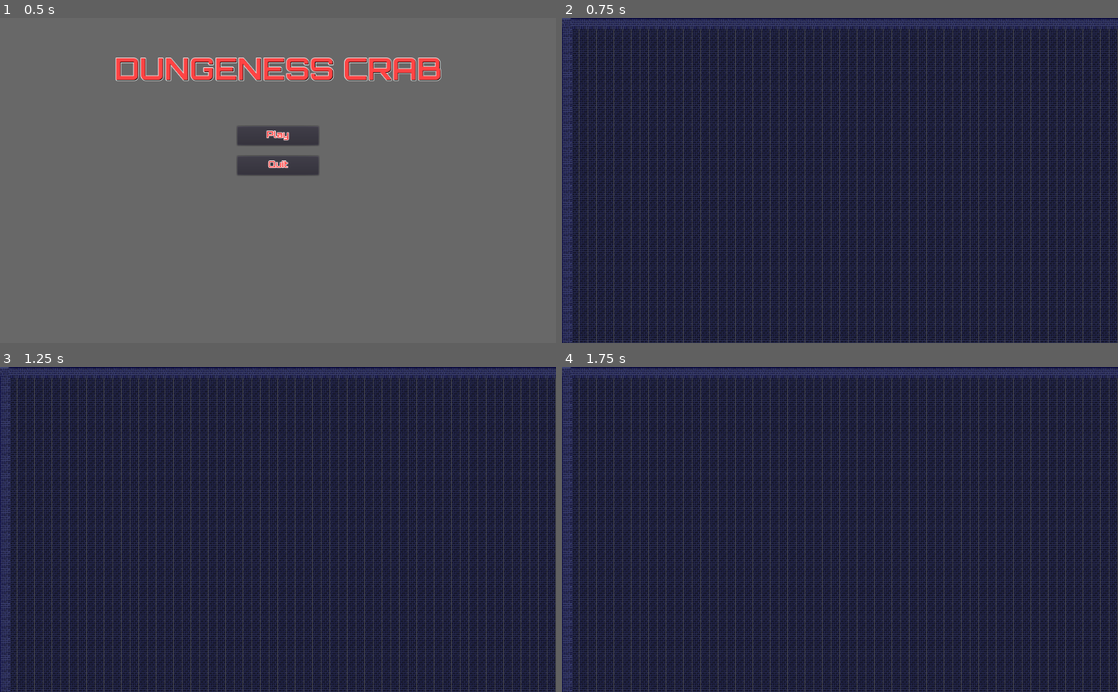
Above: before the commit, frames 1-4 (two rows, left to right).
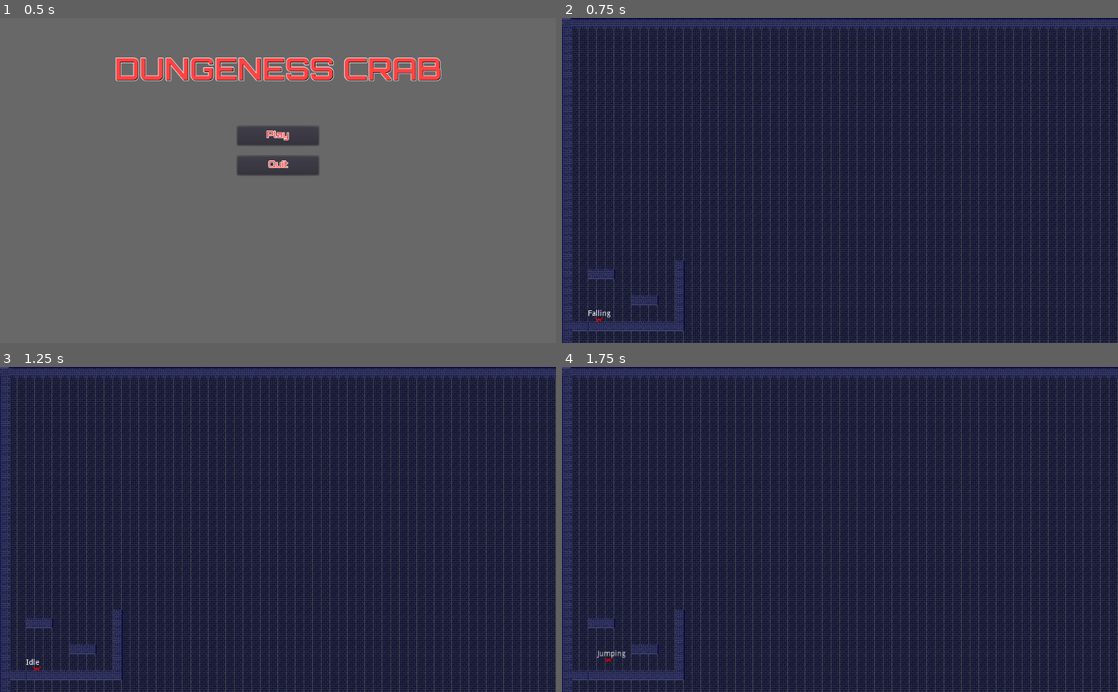
Above: after the commit, the same moments.

Repository: NickPieto/Game-Jam-XNHJ-FINAL
Game: Godot game, scene res://UI/Main Menu.tscn
Same seed, same stepped clock (60 frames per second), same inputs: the game is played once before the commit and once after it.
Inputs:
- Up to frame 1 (0.5 s): no input
- Up to frame 2 (0.75 s): click "Play" at 0.5 s
- Up to frame 3 (1.25 s): no input
- Up to frame 4 (1.75 s): tap Enter at 1.25 s; hold D (forward, bound only before the commit) from 1.28 s (still down); hold W (jump) from 1.28 s (still down)

Frame 1 is identical in both runs. In frame 2, 0.8% of the frame differs, in the area x 1-22%, y 74-97%; in frame 3, 0.8%; in frame 4, 0.8%.

Commit message:
Adds State Machine
Still need to mess with values for feel. controlled by variables in Player.gd

Diff:
--- a/Final Project/Game.tscn
+++ b/Final Project/Game.tscn
@@ -7,6 +7,7 @@
 [ext_resource path="res://Assets/top_right_floor.png" type="Texture" id=5]
 [ext_resource path="res://Assets/right_floor.png" type="Texture" id=6]
 [ext_resource path="res://Assets/roof.png" type="Texture" id=7]
+[ext_resource path="res://Player/Player.tscn" type="PackedScene" id=8]
 
 [sub_resource type="TileSet" id=1]
 0/name = "background_wall.png 0"
@@ -24,6 +25,30 @@
 0/shapes = [  ]
 0/z_index = 0
 
+[sub_resource type="ConvexPolygonShape2D" id=3]
+points = PoolVector2Array( 1, 0, 18, 0, 18, 17, 1, 17 )
+
+[sub_resource type="ConvexPolygonShape2D" id=4]
+points = PoolVector2Array( 0, 1, 19, 1, 19, 18, 0, 18 )
+
+[sub_resource type="ConvexPolygonShape2D" id=5]
+points = PoolVector2Array( 1, 1, 18, 1, 18, 17, 1, 17 )
+
+[sub_resource type="ConvexPolygonShape2D" id=6]
+points = PoolVector2Array( 2, 0, 2, 0, 2, 18, 2, 18 )
+
+[sub_resource type="ConvexPolygonShape2D" id=7]
+points = PoolVector2Array( 2, 0, 2, 0, 2, 0, 2, 0, 17, 0, 17, 0, 17, 18, 2, 18 )
+
+[sub_resource type="ConvexPolygonShape2D" id=8]
+points = PoolVector2Array( 2, 0, 2, 0, 2, 18, 2, 18 )
+
+[sub_resource type="ConvexPolygonShape2D" id=9]
+points = PoolVector2Array( 0, 4, 18, 4, 18, 21, 0, 21 )
+
+[sub_resource type="ConvexPolygonShape2D" id=10]
+points = PoolVector2Array( 1, 1, 18, 1, 18, 18, 1, 18 )
+
 [sub_resource type="TileSet" id=2]
 0/name = "top_floor.png 0"
 0/texture = ExtResource( 4 )
@@ -35,9 +60,16 @@
 0/navigation_offset = Vector2( 0, 0 )
 0/shape_offset = Vector2( 0, 0 )
 0/shape_transform = Transform2D( 1, 0, 0, 1, 0, 0 )
+0/shape = SubResource( 3 )
 0/shape_one_way = false
-0/shape_one_way_margin = 0.0
-0/shapes = [  ]
+0/shape_one_way_margin = 1.0
+0/shapes = [ {
+"autotile_coord": Vector2( 0, 0 ),
+"one_way": false,
+"one_way_margin": 1.0,
+"shape": SubResource( 3 ),
+"shape_transform": Transform2D( 1, 0, 0, 1, 0, 0 )
+} ]
 0/z_index = 0
 1/name = "left_floor.png 1"
 1/texture = ExtResource( 3 )
@@ -49,9 +81,16 @@
 1/navigation_offset = Vector2( 0, 0 )
 1/shape_offset = Vector2( 0, 0 )
 1/shape_transform = Transform2D( 1, 0, 0, 1, 0, 0 )
+1/shape = SubResource( 4 )
 1/shape_one_way = false
-1/shape_one_way_margin = 0.0
-1/shapes = [  ]
+1/shape_one_way_margin = 1.0
+1/shapes = [ {
+"autotile_coord": Vector2( 0, 0 ),
+"one_way": false,
+"one_way_margin": 1.0,
+"shape": SubResource( 4 ),
+"shape_transform": Transform2D( 1, 0, 0, 1, 0, 0 )
+} ]
 1/z_index = 0
 2/name = "top_left_floor.png 2"
 2/texture = ExtResource( 2 )
@@ -63,9 +102,16 @@
 2/navigation_offset = Vector2( 0, 0 )
 2/shape_offset = Vector2( 0, 0 )
 2/shape_transform = Transform2D( 1, 0, 0, 1, 0, 0 )
+2/shape = SubResource( 5 )
 2/shape_one_way = false
-2/shape_one_way_margin = 0.0
-2/shapes = [  ]
+2/shape_one_way_margin = 1.0
+2/shapes = [ {
+"autotile_coord": Vector2( 0, 0 ),
+"one_way": false,
+"one_way_margin": 1.0,
+"shape": SubResource( 5 ),
+"shape_transform": Transform2D( 1, 0, 0, 1, 0, 0 )
+} ]
 2/z_index = 0
 3/name = "top_right_floor.png 3"
 3/texture = ExtResource( 5 )
@@ -77,9 +123,28 @@
 3/navigation_offset = Vector2( 0, 0 )
 3/shape_offset = Vector2( 0, 0 )
 3/shape_transform = Transform2D( 1, 0, 0, 1, 0, 0 )
+3/shape = SubResource( 6 )
 3/shape_one_way = false
-3/shape_one_way_margin = 0.0
-3/shapes = [  ]
+3/shape_one_way_margin = 1.0
+3/shapes = [ {
+"autotile_coord": Vector2( 0, 0 ),
+"one_way": false,
+"one_way_margin": 1.0,
+"shape": SubResource( 6 ),
+"shape_transform": Transform2D( 1, 0, 0, 1, 0, 0 )
+}, {
+"autotile_coord": Vector2( 0, 0 ),
+"one_way": false,
+"one_way_margin": 1.0,
+"shape": SubResource( 7 ),
+"shape_transform": Transform2D( 1, 0, 0, 1, 0, 0 )
+}, {
+"autotile_coord": Vector2( 0, 0 ),
+"one_way": false,
+"one_way_margin": 1.0,
+"shape": SubResource( 8 ),
+"shape_transform": Transform2D( 1, 0, 0, 1, 0, 0 )
+} ]
 3/z_index = 0
 4/name = "roof.png 4"
 4/texture = ExtResource( 7 )
@@ -91,9 +156,16 @@
 4/navigation_offset = Vector2( 0, 0 )
 4/shape_offset = Vector2( 0, 0 )
 4/shape_transform = Transform2D( 1, 0, 0, 1, 0, 0 )
+4/shape = SubResource( 9 )
 4/shape_one_way = false
-4/shape_one_way_margin = 0.0
-4/shapes = [  ]
+4/shape_one_way_margin = 1.0
+4/shapes = [ {
+"autotile_coord": Vector2( 0, 0 ),
+"one_way": false,
+"one_way_margin": 1.0,
+"shape": SubResource( 9 ),
+"shape_transform": Transform2D( 1, 0, 0, 1, 0, 0 )
+} ]
 4/z_index = 0
 5/name = "right_floor.png 5"
 5/texture = ExtResource( 6 )
@@ -105,9 +177,16 @@
 5/navigation_offset = Vector2( 0, 0 )
 5/shape_offset = Vector2( 0, 0 )
 5/shape_transform = Transform2D( 1, 0, 0, 1, 0, 0 )
+5/shape = SubResource( 10 )
 5/shape_one_way = false
-5/shape_one_way_margin = 0.0
-5/shapes = [  ]
+5/shape_one_way_margin = 1.0
+5/shapes = [ {
+"autotile_coord": Vector2( 0, 0 ),
+"one_way": false,
+"one_way_margin": 1.0,
+"shape": SubResource( 10 ),
+"shape_transform": Transform2D( 1, 0, 0, 1, 0, 0 )
+} ]
 5/z_index = 0
 
 [node name="Game" type="Node2D"]
@@ -123,4 +202,7 @@
 cell_size = Vector2( 16, 16 )
 cell_custom_transform = Transform2D( 0, 0, 0, 0, 90, 90 )
 format = 1
-tile_data = PoolIntArray( 0, 1073741827, 0, 1, 1073741828, 0 …(3076 unchanged characters)… 9582, 1073741829, 0, 1835008, 1, 0, 1835118, 1073741829, 0, 1900544, 1, 0, 1900654, 1073741829, 0, 1966080, 1, 0, 1966190, 1073741829, 0, 2031616, 1, 0, 2031726, 1073741829, 0, 2097152, 1, 0, 2097262, 1073741829, 0, 2162688, 1, 0, 2162798, 1073741829, 0, 2228224, 1, 0, 2228334, 1073741829, 0, 2293760, 1, 0, 2293870, 1073741829, 0, 2359296, 1, …(4105 unchanged characters)…
+tile_data = PoolIntArray( 0, 1073741827, 0, 1, 1073741828, 0 …(3076 unchanged characters)… 9582, 1073741829, 0, 1835008, 1, 0, 1835021, 5, 0, 1835118, 1073741829, 0, 1900544, 1, 0, 1900547, 5, 0, 1900548, 5, 0, 1900549, 5, 0, 1900557, 5, 0, 1900654, 1073741829, 0, 1966080, 1, 0, 1966093, 5, 0, 1966190, 1073741829, 0, 2031616, 1, 0, 2031629, 5, 0, 2031726, 1073741829, 0, 2097152, 1, 0, 2097160, 5, 0, 2097161, 5, 0, 2097162, 5, 0, 2097165, 5, 0, 2097262, 1073741829, 0, 2162688, 1, 0, 2162701, 5, 0, 2162798, 1073741829, 0, 2228224, 1, 0, 2228237, 5, 0, 2228334, 1073741829, 0, 2293760, 1, 0, 2293761, 5, 0, 2293762, 5, 0, 2293763, 1, 0, 2293764, 5, 0, 2293765, 5, 0, 2293766, 5, 0, 2293767, 5, 0, 2293768, 5, 0, 2293769, 5, 0, 2293770, 5, 0, 2293771, 5, 0, 2293772, 5, 0, 2293773, 5, 0, 2293870, 1073741829, 0, 2359296, 1, …(4105 unchanged characters)…
+
+[node name="Player" parent="." instance=ExtResource( 8 )]
+position = Vector2( 68, 531 )
--- /dev/null
+++ b/Final Project/Player/Falling.gd
@@ -0,0 +1,22 @@
+extends Node
+
+onready var SM = get_parent()
+onready var player = get_node("../..")
+
+func _ready():
+	yield(player, "ready")
+
+func start():
+	player.set_animation("Falling")
+	player.jump_power = Vector2.ZERO
+
+func physics_process(_delta):
+	if player.is_on_floor() and player.velocity.dot(Vector2.UP) < 0:
+		player.velocity.y = 0
+		SM.set_state("Idle")
+	if player.is_on_ceiling():
+		player.velocity.y = 0
+	var input_vector = Vector2(Input.get_action_strength("right") - Input.get_action_strength("left"),1.0)
+	player.set_direction(sign(input_vector.x))
+	player.velocity += player.move_speed * input_vector + player.gravity
+	player.move_and_slide(player.velocity, Vector2.UP)
--- /dev/null
+++ b/Final Project/Player/Idle.gd
@@ -0,0 +1,19 @@
+extends Node
+
+onready var SM = get_parent()
+onready var player = get_node("../..")
+
+func _ready():
+	yield(player, "ready")
+
+func start():
+	player.velocity = Vector2.ZERO
+	player.set_animation("Idle")
+
+func physics_process(_delta):
+	if not player.is_on_floor():
+		SM.set_state("Falling")
+	if Input.is_action_pressed("left") or Input.is_action_pressed("right"):
+		SM.set_state("Moving")
+	if Input.is_action_pressed("jump"):
+		SM.set_state("Jumping")
--- /dev/null
+++ b/Final Project/Player/Jumping.gd
@@ -0,0 +1,22 @@
+extends Node
+
+onready var SM = get_parent()
+onready var player = get_node("../..")
+
+func _ready():
+	yield(player, "ready")
+
+func start():
+	player.set_animation("Jumping")
+	pass
+
+func physics_process(_delta):
+	if not Input.is_action_pressed("jump"):
+		SM.set_state("Falling")
+	elif player.jump_power.y == -player.max_jump:
+		SM.set_state("Falling")
+	else:
+		player.jump_power.y = clamp(player.jump_power.y - player.jump_speed, -player.max_jump, 0)
+		player.velocity += player.jump_power
+		print(player.velocity)
+		player.move_and_slide(player.velocity, Vector2.UP)
--- /dev/null
+++ b/Final Project/Player/Moving.gd
@@ -0,0 +1,25 @@
+extends Node
+
+onready var SM = get_parent()
+onready var player = get_node("../..")
+
+func _ready():
+	yield(player, "ready")
+
+func start():
+	player.set_animation("Moving")
+	player.jump_power = Vector2.ZERO
+
+func physics_process(_delta):
+	if not player.is_on_floor():
+		SM.set_state("Falling")
+	if Input.is_action_pressed("jump"):
+		SM.set_state("Jumping")
+	if Input.is_action_pressed("left") or Input.is_action_pressed("right"):
+		var input_vector = Vector2(Input.get_action_strength("right") - Input.get_action_strength("left"),1.0)
+		player.set_direction(sign(input_vector.x))
+		player.velocity += player.move_speed * input_vector
+		player.move_and_slide(player.velocity, Vector2.UP)
+	else:
+		player.velocity = Vector2.ZERO
+		SM.set_state("Idle")
--- a/Final Project/Player/Player.gd
+++ b/Final Project/Player/Player.gd
@@ -1,25 +1,35 @@
-extends Node
+extends KinematicBody2D
 
-var velocity = 1
-var speed = 1
-var jumping_speed = 1
+onready var SM = $StateMachine
 
-func _ready():
-	pass
+var velocity = Vector2.ZERO
+var jump_power = Vector2.ZERO
+var direction = 1
+
+export var gravity = Vector2(0,30)
+
+export var move_speed = 5
+export var max_move = 200
+
+export var jump_speed = 1000 #Set jump speed and max jump for a single, instantaneous jump
+export var max_jump = 1000
+
+export var leap_speed = 5
+
 
 func _physics_process(_delta):
-	velocity = Vector2.ZERO
-	if Input.is_action_pressed("backward"):
-		velocity.x -= speed
-	if Input.is_action_pressed("forward"):
-		velocity.x += speed
-	if Input.is_action_pressed("jump"):
-		velocity.y -= jumping_speed
+	velocity.x = clamp(velocity.x,-max_move,max_move)
 
-func is_moving():
-	if Input.is_action_pressed("left") or Input.is_action_pressed("right"):
-		return true
-	return false
+	if direction < 0 and not $AnimatedSprite.flip_h: $AnimatedSprite.flip_h = true
+	if direction > 0 and $AnimatedSprite.flip_h: $AnimatedSprite.flip_h = false
 
-func move_vector():
-	return Vector2(Input.get_action_strength("right") - Input.get_action_strength("left"),1.0)
+	if $State.text != SM.state_name: #Changes the text of label "State".
+		$State.text = SM.state_name
+
+func set_direction(d):
+	direction = d
+
+func set_animation(anim):
+	if $AnimatedSprite.animation == anim: return
+	if $AnimatedSprite.frames.has_animation(anim): $AnimatedSprite.play(anim)
+	else: $AnimatedSprite.play()
--- a/Final Project/Player/Player.tscn
+++ b/Final Project/Player/Player.tscn
@@ -1,6 +1,27 @@
-[gd_scene load_steps=8 format=2]
+[gd_scene load_steps=17 format=2]
 
 [ext_resource path="res://Assets/Dungeness Crab (1).png" type="Texture" id=1]
+[ext_resource path="res://Player/Player.gd" type="Script" id=2]
+[ext_resource path="res://Player/StateMachine.gd" type="Script" id=3]
+[ext_resource path="res://Player/Jumping.gd" type="Script" id=4]
+[ext_resource path="res://Player/Moving.gd" type="Script" id=5]
+[ext_resource path="res://Player/Falling.gd" type="Script" id=6]
+[ext_resource path="res://Player/Idle.gd" type="Script" id=7]
+
+[sub_resource type="AtlasTexture" id=7]
+flags = 4
+atlas = ExtResource( 1 )
+region = Rect2( 0, 0, 16, 16 )
+
+[sub_resource type="AtlasTexture" id=8]
+flags = 4
+atlas = ExtResource( 1 )
+region = Rect2( 0, 0, 16, 16 )
+
+[sub_resource type="AtlasTexture" id=9]
+flags = 4
+atlas = ExtResource( 1 )
+region = Rect2( 0, 0, 16, 16 )
 
 [sub_resource type="AtlasTexture" id=1]
 flags = 4
@@ -24,23 +45,60 @@
 
 [sub_resource type="SpriteFrames" id=5]
 animations = [ {
+"frames": [ SubResource( 7 ) ],
+"loop": true,
+"name": "Falling",
+"speed": 5.0
+}, {
+"frames": [ SubResource( 8 ) ],
+"loop": true,
+"name": "Idle",
+"speed": 5.0
+}, {
+"frames": [ SubResource( 9 ) ],
+"loop": true,
+"name": "Jumping",
+"speed": 5.0
+}, {
 "frames": [ SubResource( 1 ), SubResource( 2 ), SubResource( 3 ), SubResource( 4 ) ],
 "loop": true,
 "name": "Moving",
 "speed": 4.0
 } ]
 
-[sub_resource type="CircleShape2D" id=6]
-radius = 6.0
+[sub_resource type="RectangleShape2D" id=6]
+extents = Vector2( 7, 4 )
 
 [node name="Player" type="KinematicBody2D"]
+script = ExtResource( 2 )
 
 [node name="AnimatedSprite" type="AnimatedSprite" parent="."]
 frames = SubResource( 5 )
 animation = "Moving"
-frame = 2
+frame = 1
 playing = true
+offset = Vector2( 0, -2 )
 
 [node name="CollisionShape2D" type="CollisionShape2D" parent="."]
-position = Vector2( 0, 3 )
 shape = SubResource( 6 )
+
+[node name="StateMachine" type="Node" parent="."]
+script = ExtResource( 3 )
+
+[node name="Idle" type="Node" parent="StateMachine"]
+script = ExtResource( 7 )
+
+[node name="Moving" type="Node" parent="StateMachine"]
+script = ExtResource( 5 )
+
+[node name="Jumping" type="Node" parent="StateMachine"]
+script = ExtResource( 4 )
+
+[node name="Falling" type="Node" parent="StateMachine"]
+script = ExtResource( 6 )
+
+[node name="State" type="Label" parent="."]
+margin_left = -20.0
+margin_top = -18.0
+margin_right = 20.0
+margin_bottom = -4.0
--- /dev/null
+++ b/Final Project/Player/StateMachine.gd
@@ -0,0 +1,32 @@
+extends Node
+
+onready var state = null
+onready var previous_state = null
+onready var state_name = ""
+
+func _ready():
+	set_state(get_children()[0].name)
+
+func _physics_process(delta):
+	if state and state.has_method("physics_process"):
+		state.physics_process(delta)
+
+func _process(delta):
+	if state and state.has_method("process"):
+		state.process(delta)
+
+func _unhandled_input(event):
+	if state and state.has_method("unhandled_input"):
+		state.unhandled_input(event)
+
+func set_state(s):
+	state_name = s
+	var new_state = get_node(s)
+	if state != null:
+		if state.has_method("end"):
+			state.end()
+		previous_state = state
+	if new_state != null:
+		state = new_state
+		if state.has_method("start"):
+			state.start()
--- a/Final Project/project.godot
+++ b/Final Project/project.godot
@@ -20,12 +20,12 @@
 
 [input]
 
-forward={
+right={
 "deadzone": 0.5,
 "events": [ Object(InputEventKey,"resource_local_to_scene":false,"resource_name":"","device":0,"alt":false,"shift":false,"control":false,"meta":false,"command":false,"pressed":false,"scancode":68,"physical_scancode":0,"unicode":0,"echo":false,"script":null)
  ]
 }
-backward={
+left={
 "deadzone": 0.5,
 "events": [ Object(InputEventKey,"resource_local_to_scene":false,"resource_name":"","device":0,"alt":false,"shift":false,"control":false,"meta":false,"command":false,"pressed":false,"scancode":65,"physical_scancode":0,"unicode":0,"echo":false,"script":null)
  ]
Not shown: 1 places in Final Project/Game.tscn that only renumber resources
